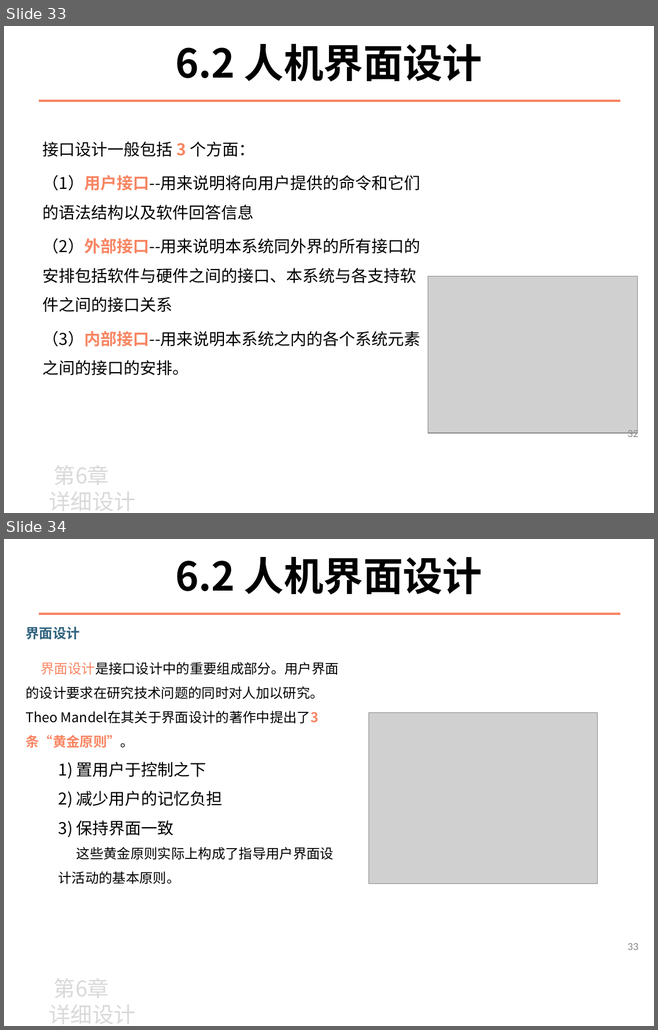
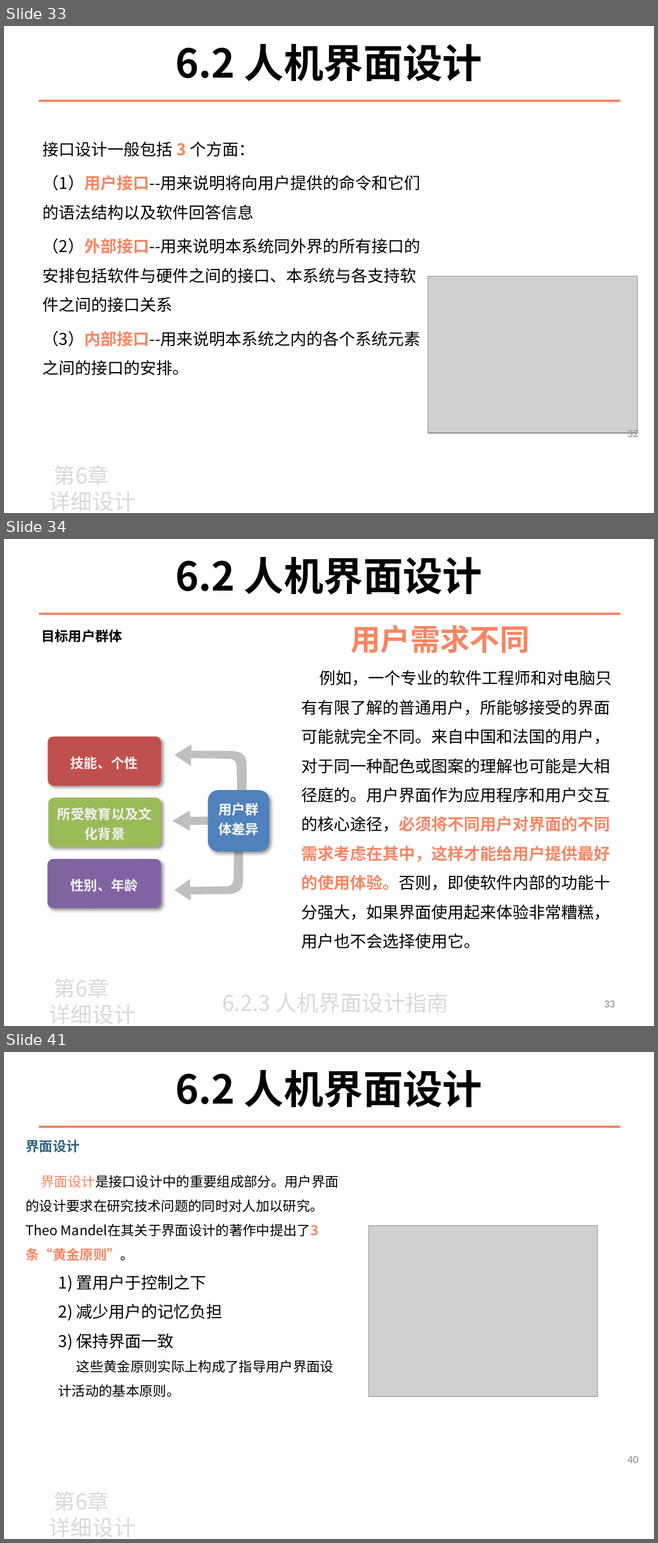
Before and after one commit to zeemeil/zeemeil.github.io, a slide deck: files/2025_1_SE/0331_SE_chapter6.pptx. Shown one above the other, each under a label of ours: slides 33 and 34 before the commit, slides 33, 34 and 41 after it; the slides between them are not shown. The pictures are 658x1030 and 658x1543 pixels, drawn with LibreOffice and Linux fonts; fonts in the diff are those of the drawing; grey boxes stand for pictures; background and template pictures are left out. Boxes give left, top, right and bottom in pixels: in the first picture for what was removed or moved away, otherwise in the second. Text is boxed around its words. In the diff, an @@ line names an element or a change of style, - is before the commit and + after.

```diff
--- a/files/2025_1_SE/0331_SE_chapter6.pptx
+++ b/files/2025_1_SE/0331_SE_chapter6.pptx
@@ slide 34 added at (4,539,654,1026), background picture (left out) @@
@@ text added at (175,556,482,595), 44 pt, text #000000, bold @@
+6.2 人机界面设计
@@ line added from (39, 614) to (620, 614), #F88562 2.25 pt @@
@@ text added at (351,625,529,653), 33 pt, text #F88562, bold @@
+用户需求不同
@@ text added at (41,629,122,642), 15 pt, text #000000, bold @@
+目标用户群体
@@ text added at (301,670,612,949), 18 pt, text #000000 @@
+例如，一个专业的软件工程师和对电脑只有有限了解的普通用户，所能够接受的界面可能就完全不同。来自中国和法国的用户，对于同一种配色或图案的理解也可能是大相径庭的。用户界面作为应用程序和用户交互的核心途径，必须将不同用户对界面的不同需求考虑在其中，这样才能给用户提供最好的使用体验。否则，即使软件内部的功能十分强大，如果界面使用起来体验非常糟糕，用户也不会选择使用它。
@@ group added at (48,736,269,908): 4 rounded rectangles, 3 freeform shapes @@
+技能、个性
+所受教育以及文化背景
+性别、年龄
+用户群体差异
@@ text added at (49,972,135,1026), 24 pt, text #D9D9D9 @@
+第6章
+详细设计
@@ text added at (222,986,449,1017), 24 pt, text #D9D9D9 @@
+6.2.3 人机界面设计指南
@@ page number added at (604,1001,615,1008), 12 pt, text #898989 @@
+33
@@ what was slide 34 is now slide 41 @@
@@ page number at (627,1456,638,1463): text changed @@
-33
+40
```
Also in this commit, not shown: 6 slides changed, 8 other slides added, 1 slide removed, 4 other files.
